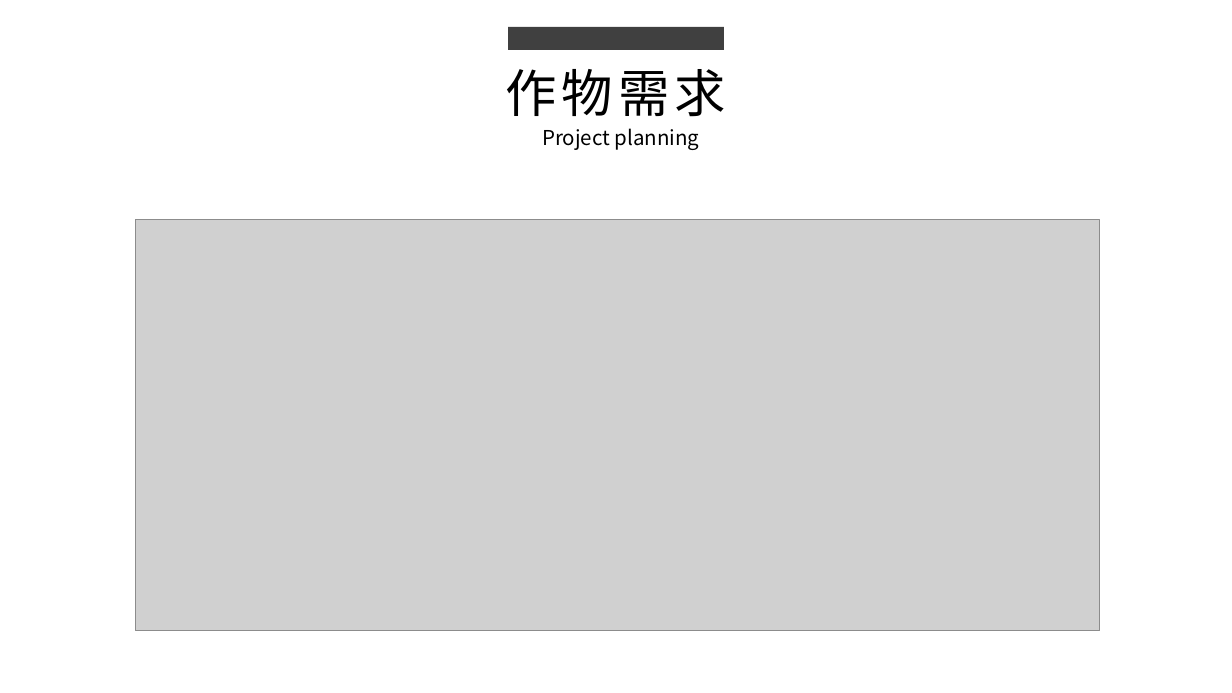
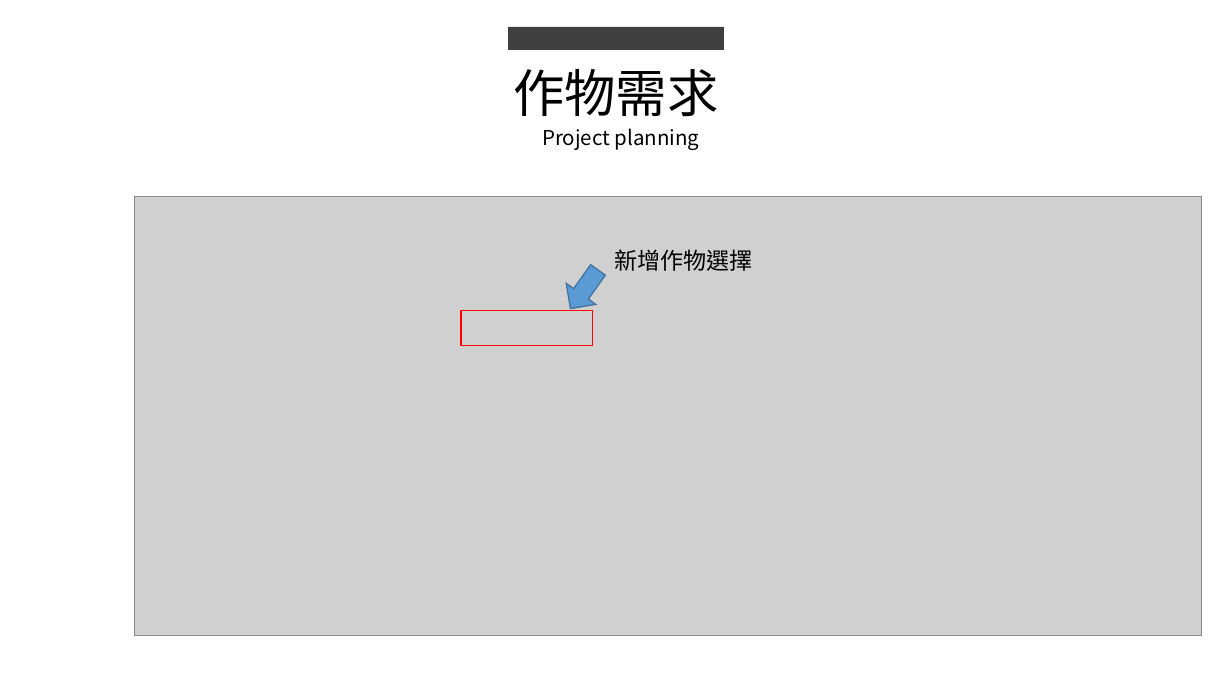
Before and after one commit to king637324/KnowledgeGreenhouseSystem, a slide deck: slide 5 of 工作日報_葉柏漢/2021.07.20(晚上加班)&2021.07.21工作日報_葉柏漢.pptx (slide 3 before the commit). Drawn at 1232x693 pixels with LibreOffice and Linux fonts; fonts in the diff are those of the drawing; grey boxes stand for pictures. Boxes give left, top, right and bottom in pixels: in the first picture for what was removed or moved away, otherwise in the second. Text is boxed around its words. In the diff, an @@ line names an element or a change of style, - is before the commit and + after.

```diff
--- a/工作日報_葉柏漢/2021.07.20(晚上加班)&2021.07.21工作日報_葉柏漢.pptx
+++ b/工作日報_葉柏漢/2021.07.20(晚上加班)&2021.07.21工作日報_葉柏漢.pptx
@@ text "作物需求" at (x1=513, y1=69, x2=718, y2=117): letter spacing 4 to 0 pt @@
@@ picture resized from (x1=135, y1=220, x2=1100, y2=631) to (x1=135, y1=197, x2=1202, y2=636) @@
@@ right arrow added at (x1=556, y1=259, x2=613, y2=318), fill #5B9BD5, outline #43739E 1 pt @@
@@ text added at (x1=614, y1=249, x2=753, y2=271), 18 pt, text #000000 @@
+新增作物選擇
@@ rectangle added at (x1=461, y1=311, x2=592, y2=345), outline #FF0000 1 pt @@
```
Also in this commit, not shown: 3 other slides changed, 1 slide added, 2 other files.
